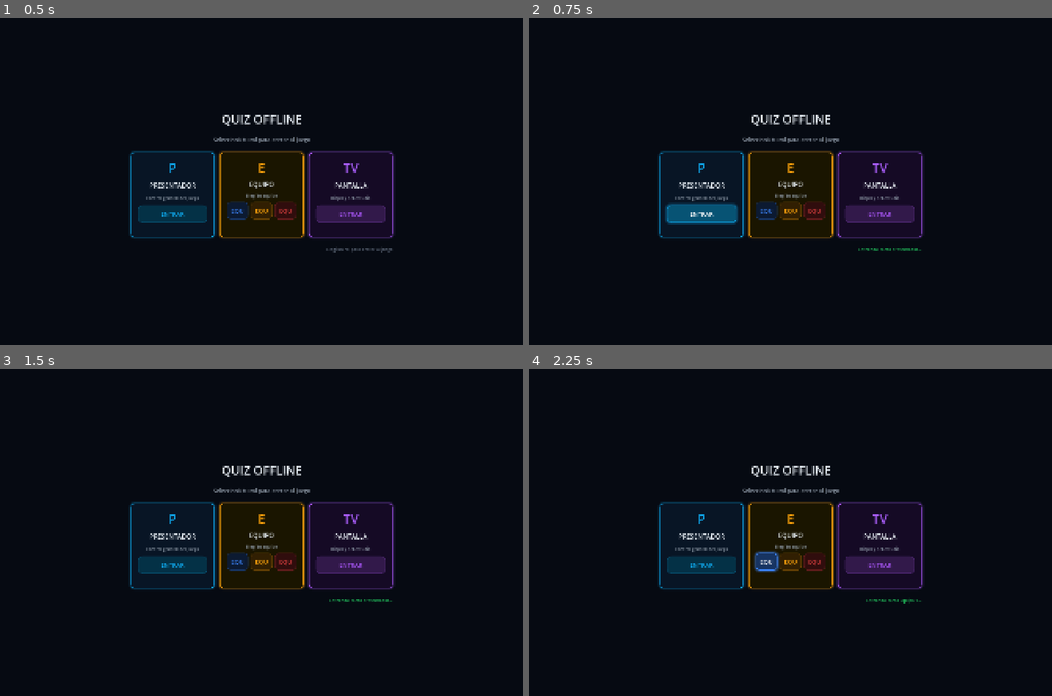
Above: before the commit, frames 1-4 (two rows, left to right).
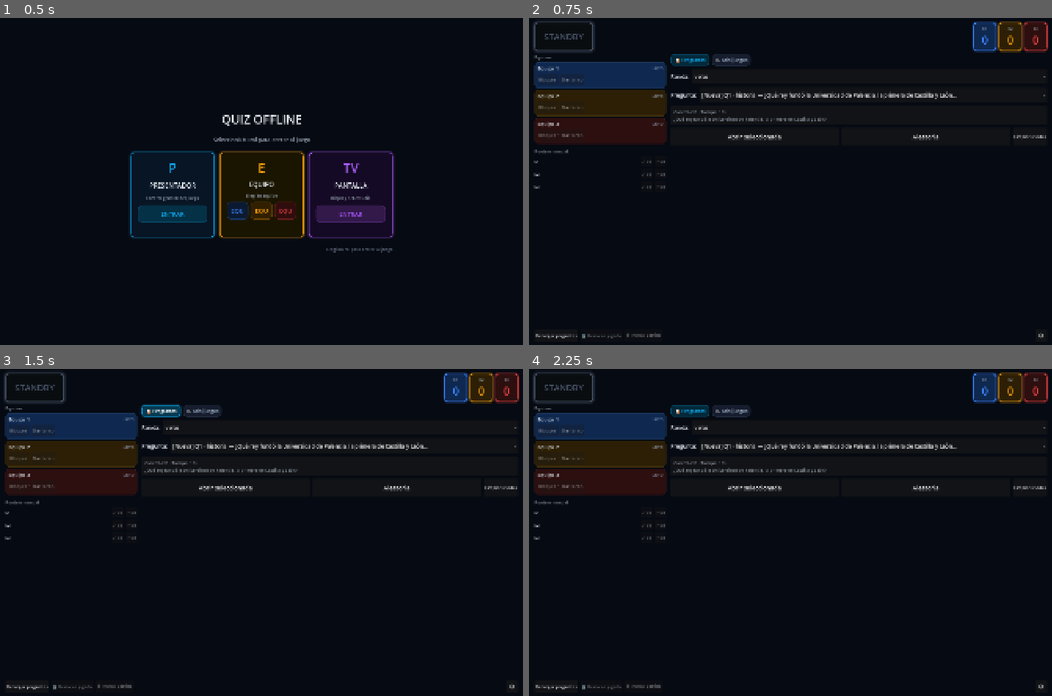
Above: after the commit, the same moments.

Repository: danielgap/touring-snake
Game: Godot game, scene res://main.tscn
Two runs of this game, one before a commit and one after it. Both use one fixed random seed, a clock stepped at 60 frames per second and the inputs below.
Inputs (mouse positions are in pixels of both pictures, inside the frame that each line leads up to):
- Up to frame 1 (0.5 s): no input
- Up to frame 2 (0.75 s): click "ENTRAR" at 0.5 s
- Up to frame 3 (1.5 s): click (162, 411) at 1.25 s, where only the run after the commit has a clickable "📋 Preguntas"
- Up to frame 4 (2.25 s): click (764, 561) at 2 s, where only the run before the commit has a clickable "EQU"

Frame 1 is identical in both runs. In frame 2, 15% of the frame differs, in the area x 0-100%, y 1-98%; in frame 3, 14%; in frame 4, 14%.
Error before the commit: Parse Error: Could not parse global class "GameState" from "res://scripts/core/game_state.gd". (res://autoload/app_state.gd:5)
Error after the commit: Attempt to call function 'add_theme_color_override' in base 'null instance' on a null instance. (res://scripts/presenter/presenter_root_controller.gd:168)

Commit message:
fix: remove duplicate fields and functions from game_state and content_repo

Diff:
--- a/quiz/godot/autoload/content_repo.gd
+++ b/quiz/godot/autoload/content_repo.gd
@@ -116,7 +116,7 @@
 
 
 # ═══════════════════════════════════════════════════════════════════
-#  MiniGames
+#  Minigames (loaded by sub-agent)
 # ═══════════════════════════════════════════════════════════════════
 
 func load_minigames() -> Array[MiniGame]:
@@ -194,92 +194,3 @@
 
 func get_minigame_count() -> int:
 	return minigames.size()
-
-
-# ═══════════════════════════════════════════════════════════════════
-#  Minigames
-# ═══════════════════════════════════════════════════════════════════
-
-func load_minigames() -> Array[MiniGame]:
-	var path: String = MINIGAMES_PATH
-	if ShowConfig:
-		var configured_path: String = ShowConfig.get_minigames_file()
-		if not configured_path.is_empty():
-			path = configured_path
-	return _load_minigames_from(path)
-
-
-func _load_minigames_from(path: String) -> Array[MiniGame]:
-	minigames.clear()
-	last_error = ""
-
-	if not FileAccess.file_exists(path):
-		last_error = "Minigames file not found: %s" % path
-		emit_signal("content_missing", path)
-		emit_signal("minigames_loaded", 0)
-		return minigames
-
-	var file: FileAccess = FileAccess.open(path, FileAccess.READ)
-	if file == null:
-		last_error = "Unable to open minigames file: %s" % path
-		emit_signal("content_error", last_error)
-		emit_signal("minigames_loaded", 0)
-		return minigames
-
-	var raw_text: String = file.get_as_text()
-	var parsed: Variant = JSON.parse_string(raw_text)
-	if typeof(parsed) != TYPE_DICTIONARY:
-		last_error = "Minigames JSON must be an object with 'minijuegos' array"
-		emit_signal("content_error", last_error)
-		emit_signal("minigames_loaded", 0)
-		return minigames
-
-	var raw_array: Variant = parsed.get("minijuegos", [])
-	if typeof(raw_array) != TYPE_ARRAY:
-		last_error = "Minigames JSON 'minijuegos' must be an array"
-		emit_signal("content_error", last_error)
-		emit_signal("minigames_loaded", 0)
-		return minigames
-
-	for entry in raw_array:
-		if typeof(entry) != TYPE_DICTIONARY:
-			continue
-		minigames.append(MiniGame.from_dict(entry))
-
-	emit_signal("minigames_loaded", minigames.size())
-	return minigames
-
-
-func _on_minigames_file_changed(path: String) -> void:
-	_load_minigames_from(path)
-
-
-func get_minigame_categories() -> PackedStringArray:
-	var categories: PackedStringArray = PackedStringArray([])
-	var seen: Dictionary = {}
-	for mg in minigames:
-		var cat: String = mg.categoria.strip_edges()
-		if cat.is_empty() or seen.has(cat):
-			continue
-		seen[cat] = true
-		categories.append(cat)
-	return categories
-
-
-func get_minigames_for_category(category: String) -> Array[MiniGame]:
-	var filtered: Array[MiniGame] = []
-	for mg in minigames:
-		if mg.categoria == category:
-			filtered.append(mg)
-	return filtered
-
-
-func get_minigame_by_id(mg_id: int) -> MiniGame:
-	for mg in minigames:
-		if mg.id == mg_id:
-			return mg
-	return MiniGame.new()
-
-
-func get_minigame_count() -> int:
-	return minigames.size()
--- a/quiz/godot/scripts/core/game_state.gd
+++ b/quiz/godot/scripts/core/game_state.gd
@@ -13,7 +13,6 @@
 var last_selected_option: String = ""
 var answer_feedback_status: int = Enums.AnswerFeedbackStatus.NONE
 var correction_applied: bool = false
-var current_minigame: MiniGame = MiniGame.new()
 var status_text: String = "Esperando inicialización"
 
 
@@ -31,7 +30,6 @@
 		"last_selected_option": last_selected_option,
 		"answer_feedback_status": answer_feedback_status,
 		"correction_applied": correction_applied,
-		"current_minigame": current_minigame.to_dict(),
 		"status_text": status_text,
 	}
 
@@ -50,7 +48,6 @@
 	state.last_selected_option = String(data.get("last_selected_option", ""))
 	state.answer_feedback_status = int(data.get("answer_feedback_status", Enums.AnswerFeedbackStatus.NONE))
 	state.correction_applied = bool(data.get("correction_applied", false))
-	state.current_minigame = MiniGame.from_dict(Dictionary(data.get("current_minigame", {})))
 	state.status_text = String(data.get("status_text", "Esperando inicialización"))
 	return state
 
